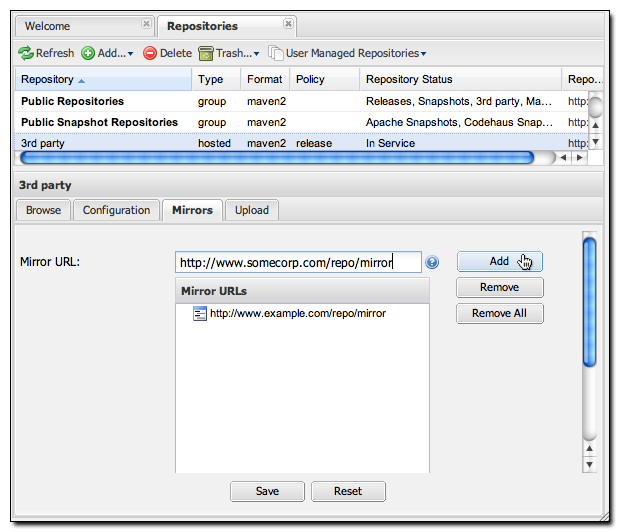
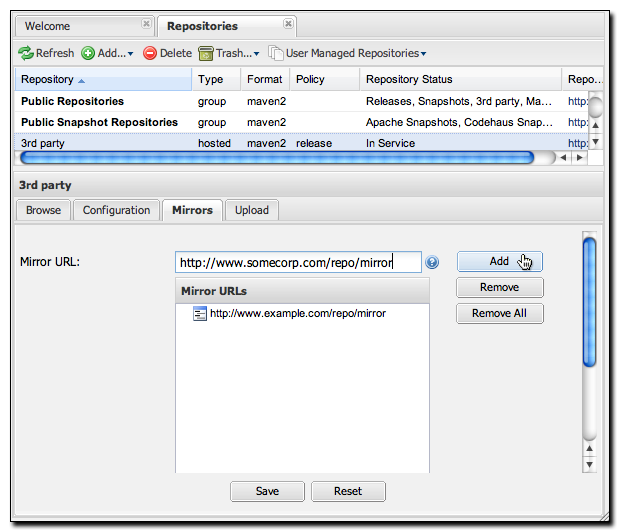
Two versions of the same layered image (620×532). Layer-by-layer changes:
pixels changed over [9, 10, 617, 530] (layer not identified)
